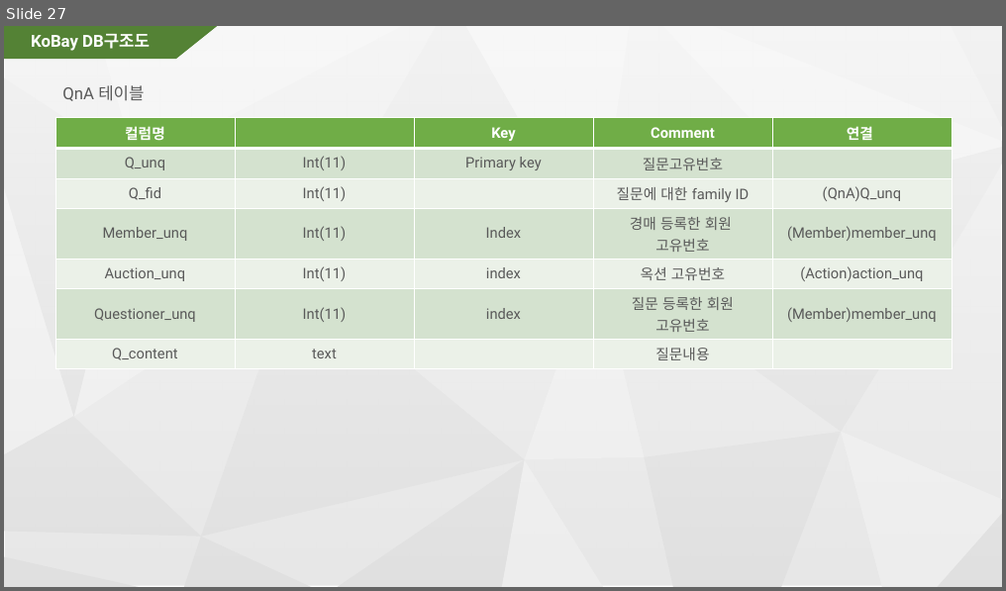
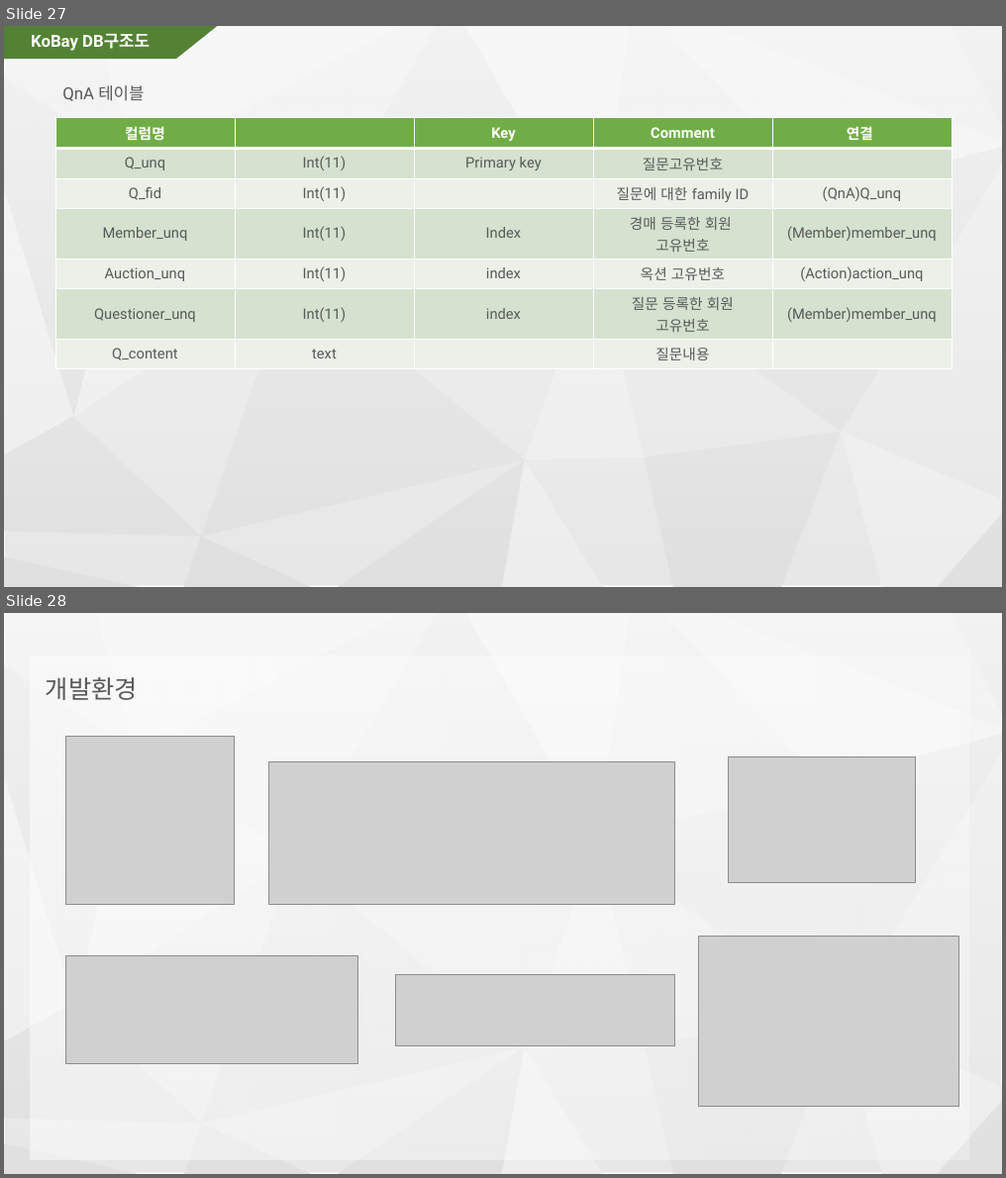
Before and after one commit to ezenProject/egovKobay, a slide deck: kobay_Cteam_ver5.pptx. Shown one above the other, each under a label of ours: slide 27 before the commit, slides 27 and 28 after it. The pictures are 1006x591 and 1006x1178 pixels, drawn with LibreOffice and Linux fonts; fonts in the diff are those of the drawing; grey boxes stand for pictures; background and template pictures are left out. Boxes give left, top, right and bottom in pixels: in the first picture for what was removed or moved away, otherwise in the second. Text is boxed around its words. In the diff, an @@ line names an element or a change of style, - is before the commit and + after.

Commit message:
PPT 진짜최종
개발환경 추가

```diff
--- a/kobay_Cteam_ver5.pptx
+++ b/kobay_Cteam_ver5.pptx
@@ slide 28 added at (4, 613, 1002, 1174), background #FFFFFF; not listed: 21 template elements that a slide beside it also shows @@
@@ subtitle added at (30, 657, 969, 1160), fill gradient #FFFFFF, 24 pt, text #595959 @@
+개발환경
@@ picture added at (65, 736, 234, 904) @@
@@ picture added at (729, 758, 916, 882) @@
@@ picture added at (269, 761, 675, 904) @@
@@ picture added at (699, 937, 959, 1106) @@
@@ picture added at (65, 956, 357, 1063) @@
@@ picture added at (395, 974, 675, 1046) @@
```
